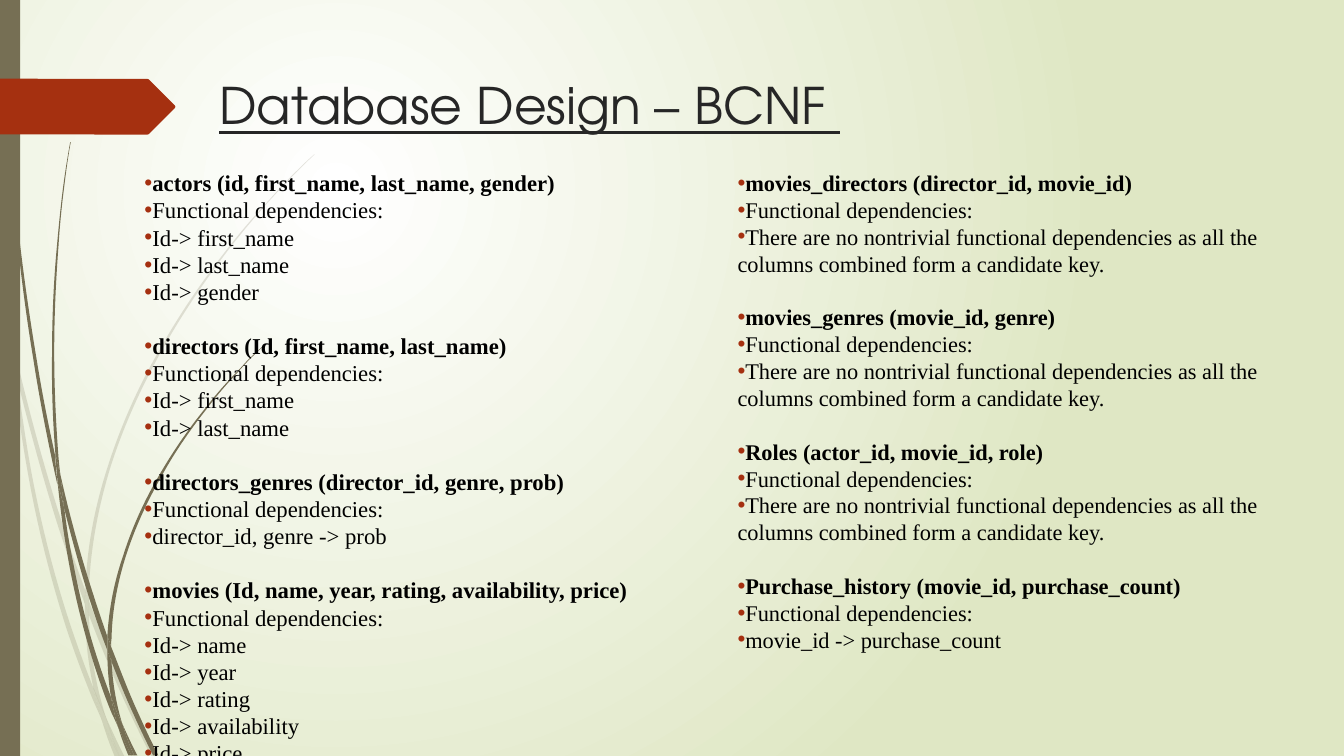
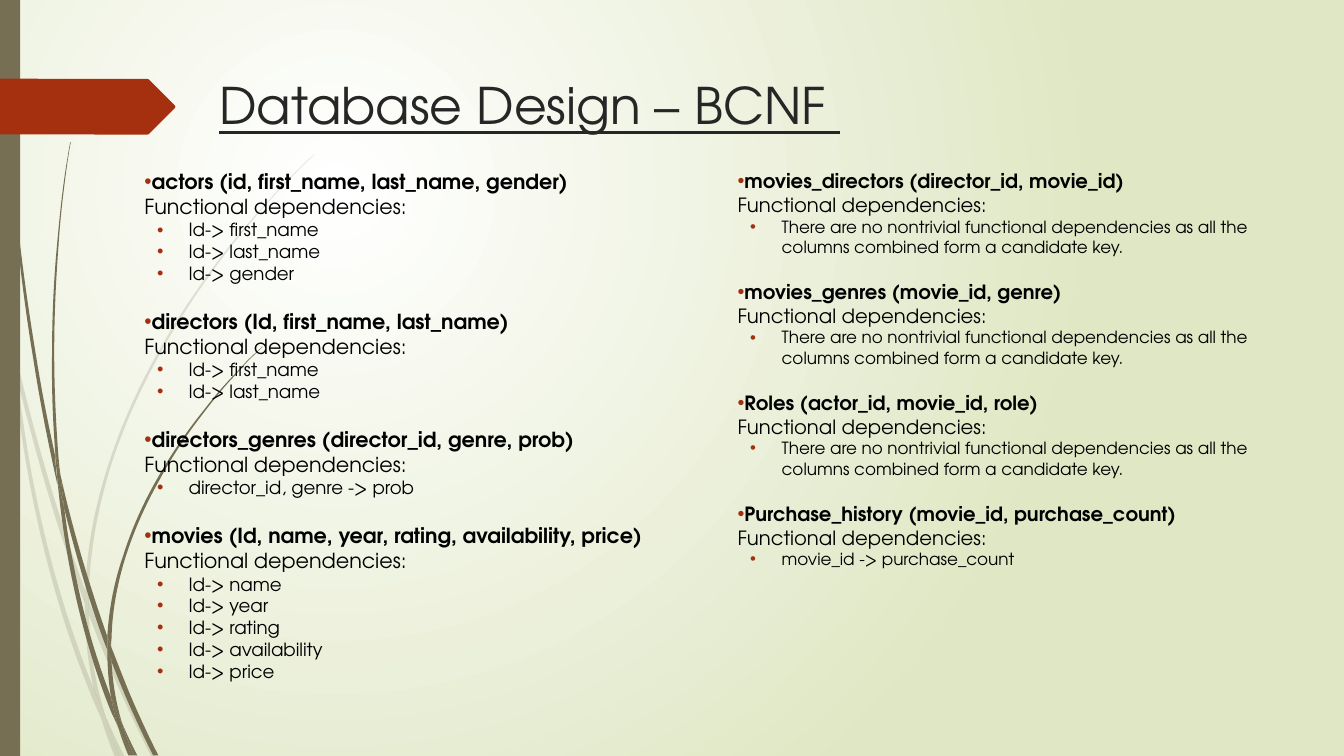
Before and after one commit to srinivas047/DMQL, a slide deck: slide 6 of DMQL_MoviesMarketPlace.pptx. Drawn at 1344x756 pixels with LibreOffice and Linux fonts; fonts in the diff are those of the drawing. Boxes give left, top, right and bottom in pixels: in the first picture for what was removed or moved away, otherwise in the second. Text is boxed around its words. In the diff, an @@ line names an element or a change of style, - is before the commit and + after.

```diff
--- a/DMQL_MoviesMarketPlace.pptx
+++ b/DMQL_MoviesMarketPlace.pptx
@@ text "actors (id, first_name, last_name, gender)" at box(144, 173, 641, 682): size 16.1 to 14.8 pt in "actors (id, first_name, last_name, gender)", "Functional dependencies:", "directors (Id, first_name, last_name)", "Functional dependencies:" and 4 more places; font Times New Roman to TeX Gyre Adventor; size 16.1 to 12.9 pt in "Id-> first_name", "Id-> last_name", "Id-> gender", "Id-> first_name" and 7 more places; bullet • to none; list level 1 to 2 in "Id-> first_name"; list level 1 to 2 in "Id-> last_name"; list level 1 to 2 in "Id-> gender"; list level 1 to 2 in "director_id, genre -> prob"; list level 1 to 2 in "Id-> name"; list level 1 to 2 in "Id-> year"; list level 1 to 2 in "Id-> rating"; list level 1 to 2 in "Id-> availability"; list level 1 to 2 in "Id-> price" @@
@@ text "movies_directors (director_id, movie_id)" at box(738, 173, 1248, 569): size 16 to 14 pt in "movies_directors (director_id, movie_id)", "Functional dependencies:", "movies_genres (movie_id, genre)", "Functional dependencies:" and 4 more places; font Times New Roman to TeX Gyre Adventor; size 16 to 12 pt in "There are no nontrivial functional dependencies as ...", "There are no nontrivial functional dependencies as ...", "There are no nontrivial functional dependencies as ...", "movie_id -> purchase_count"; bullet • to none; list level 1 to 2 in "There are no nontrivial functional ..."; list level 1 to 2 in "movie_id -> purchase_count" @@
```
Also in this commit, not shown: 3 other slides changed, 2 other files.
